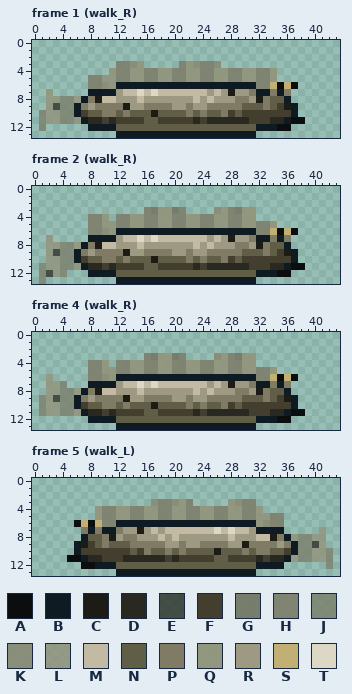
Two states of a pixel-art file, assets/creatures/freshwater/clear_spring/cs_southern_flounder.aseprite. The picture above was drawn from the file before the commit.
44x14 pixels, 16 frames. Colours within 5 levels of each other are drawn and written as one. Shown: frame 1 (walk_R), frame 2 (walk_R), frame 4 (walk_R), frame 5 (walk_L). The commit also changed other frames, which this record leaves out.
Palette (. is transparent): A #0b0d0e  B #0e1b22  C #1c1b16  D #2a2921  E #323730d3  F #433e2d  G #757967eb  H #7d806ceb  J #7d806dd3  K #888b75eb  L #92947dd3  M #c2baa3  N #615e48  P #7f7b64  Q #92947ceb  R #9d9982  S #c1af73  T #ddd8c5
Pixels before, frame 1 (walk_R), first column x 1:
 3 ...........HHKQ.....HQKHHK............
 4 ..........QHHQQHHQQHHQQHHQQHHQQHHQ....
 5 .......HHQQHHQQHHQQHHQQHHQQHHQQHHQ....
 6 .......HHKQBBBBBBBBBBBBBBBBBBBBHHSASA.
 7 .L.....BBBBRMMTMTMMMMMMMRMRCRRPBBPBP..
 8 .LLJJLBPCMMRRRMRRRRRRRMRMRRRPPRCPNNB..
 9 .LEJJBPRPPPPCRRPPPPRRPRRPPPPPNNNPNFCB.
10 JLLJJBFNNPPNPNNNCNNNNPNPNNPFNFFFFFFFB.
11 JLLJJLBDDFDFFFFNNFFFFFDFDDDDDDFFFDDBAA
12 J......BBBBNNNNNNNNNNNNNNNNNNNNBBBAA..
13 ...........BBBBBBBBBBBBBBBBBBBB.......
Pixels before, frame 2 (walk_R), first column x 1:
 3 ...............HGQQGH....KQHGQQ.......
 4 .......HHQ.HHQQHHQQHHQQHHQQHHQQ.......
 5 .......HHQQHHQQHHQQHHQQHHQQHHQQHHQ....
 6 .......HHKQBBBBBBBBBBBBBBBBBBBBHHSASA.
 7 .L.....BBBBRMMTMTMMMMMMMRMRCRRPBBPBP..
 8 .LLJJLBPCMMRRRMRRRRRRRMRMRRRPPRCPNNB..
 9 .LEJJBPRPPPPCRRPPPPRRPRRPPPPPNNNPNFCB.
10 .LLJJBFNNPPNPNNNCNNNNPNPNNPFNFFFFFFFB.
11 JLLJJLBDDFDFFFFNNFFFFFDFDDDDDDFFFDDBAA
12 JELJ...BBBBNNNNNNNNNNNNNNNNNNNNBBBAA..
13 J..........BBBBBBBBBBBBBBBBBBBB.......
Pixels before, frame 4 (walk_R), first column x 1:
 3 ...............HGQQGH....KQHGQQ.......
 4 .......HHQ.HHQQHHQQHHQQHHQQHHQQ.......
 5 .......HHQQHHQQHHQQHHQQHHQQHHQQHHQ....
 6 .L.....HHKQBBBBBBBBBBBBBBBBBBBBHHSASA.
 7 .LLJ...BBBBRMMTMTMMMMMMMRMRCRRPBBPBP..
 8 .LLJJLBPCMMRRRMRRRRRRRMRMRRRPPRCPNNB..
 9 JLEJJBPRPPPPCRRPPPPRRPRRPPPPPNNNPNFCB.
10 JLLJJBFNNPPNPNNNCNNNNPNPNNPFNFFFFFFFB.
11 JLLJJLBDDFDFFFFNNFFFFFDFDDDDDDFFFDDBAA
12 .......BBBBNNNNNNNNNNNNNNNNNNNNBBBAA..
13 ...........BBBBBBBBBBBBBBBBBBBB.......
Pixels before, frame 5 (walk_L), first column x 5:
 3 ............KHHKQH.....QKHH...........
 4 ....QHHQQHHQQHHQQHHQQHHQQHHQ..........
 5 ....QHHQQHHQQHHQQHHQQHHQQHHQQHH.......
 6 .ASASHHBBBBBBBBBBBBBBBBBBBBQKHH.......
 7 ..PBPBBPRRCRMRMMMMMMMTMTMMRBBBB.....L.
 8 ..BNNPCRPPRRRMRMRRRRRRRMRRRMMCPBLJJLL.
 9 .BCFNPNNNPPPPPRRPRRPPPPRRCPPPPRPBJJEL.
10 .BFFFFFFFNFPNNPNPNNNNCNNNPNPPNNFBJJLLJ
11 AABDDFFFDDDDDDFDFFFFFNNFFFFDFDDBLJJLLJ
12 ..AABBBNNNNNNNNNNNNNNNNNNNNBBBB......J
13 .......BBBBBBBBBBBBBBBBBBBB...........
The same view after the edit:
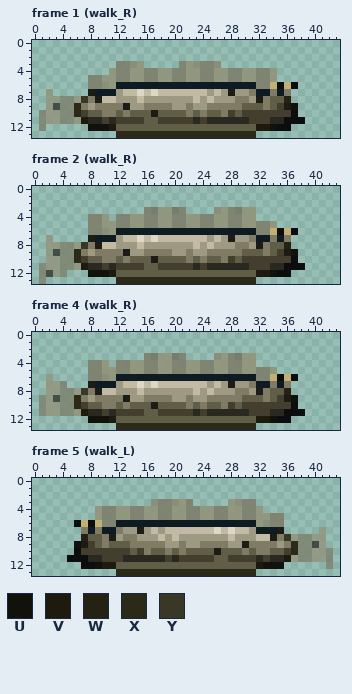
Colours new in this view: U #12120c  V #1e1b0e  W #252213  X #2b2a19  Y #393725
Edits made:
{"where": "frame 1 (walk_R)"}
{"frame":1,"y":7,"x":8,"old":"B","new":"C"}
{"frame":1,"y":8,"x":7,"old":"B","new":"Y"}
{"frame":1,"y":8,"x":36,"old":"B","new":"W"}
{"frame":1,"y":9,"x":6,"old":"B","new":"X"}
{"frame":1,"y":9,"x":37,"old":"B","new":"U"}
{"frame":1,"y":10,"x":6,"old":"B","new":"X"}
{"frame":1,"y":10,"x":37,"old":"B","new":"A"}
{"frame":1,"y":11,"x":7,"old":"B","new":"V"}
{"frame":1,"y":11,"x":36,"old":"B","new":"A"}
{"frame":1,"y":12,"x":8,"old":"BBBB","new":"UUUV"}
{"frame":1,"y":12,"x":32,"old":"BBB","new":"VVU"}
{"frame":1,"y":13,"x":12,"old":"BBBBBBBBBBBBBBBBBBBB","new":"XXXXXXXXXXXXXXXXXXXX"}
{"where": "frame 2 (walk_R)"}
{"frame":2,"y":7,"x":8,"old":"B","new":"C"}
{"frame":2,"y":8,"x":7,"old":"B","new":"Y"}
{"frame":2,"y":8,"x":36,"old":"B","new":"W"}
{"frame":2,"y":9,"x":6,"old":"B","new":"X"}
{"frame":2,"y":9,"x":37,"old":"B","new":"U"}
{"frame":2,"y":10,"x":6,"old":"B","new":"X"}
{"frame":2,"y":10,"x":37,"old":"B","new":"A"}
{"frame":2,"y":11,"x":7,"old":"B","new":"V"}
{"frame":2,"y":11,"x":36,"old":"B","new":"A"}
{"frame":2,"y":12,"x":8,"old":"BBBB","new":"UUUV"}
{"frame":2,"y":12,"x":32,"old":"BBB","new":"VVU"}
{"frame":2,"y":13,"x":12,"old":"BBBBBBBBBBBBBBBBBBBB","new":"XXXXXXXXXXXXXXXXXXXX"}
{"where": "frame 4 (walk_R)"}
{"frame":4,"y":7,"x":8,"old":"B","new":"C"}
{"frame":4,"y":8,"x":7,"old":"B","new":"Y"}
{"frame":4,"y":8,"x":36,"old":"B","new":"W"}
{"frame":4,"y":9,"x":6,"old":"B","new":"X"}
{"frame":4,"y":9,"x":37,"old":"B","new":"U"}
{"frame":4,"y":10,"x":6,"old":"B","new":"X"}
{"frame":4,"y":10,"x":37,"old":"B","new":"A"}
{"frame":4,"y":11,"x":7,"old":"B","new":"V"}
{"frame":4,"y":11,"x":36,"old":"B","new":"A"}
{"frame":4,"y":12,"x":8,"old":"BBBB","new":"UUUV"}
{"frame":4,"y":12,"x":32,"old":"BBB","new":"VVU"}
{"frame":4,"y":13,"x":12,"old":"BBBBBBBBBBBBBBBBBBBB","new":"XXXXXXXXXXXXXXXXXXXX"}
{"where": "frame 5 (walk_L)"}
{"frame":5,"y":7,"x":35,"old":"B","new":"C"}
{"frame":5,"y":8,"x":7,"old":"B","new":"W"}
{"frame":5,"y":8,"x":36,"old":"B","new":"Y"}
{"frame":5,"y":9,"x":6,"old":"B","new":"U"}
{"frame":5,"y":9,"x":37,"old":"B","new":"X"}
{"frame":5,"y":10,"x":6,"old":"B","new":"A"}
{"frame":5,"y":10,"x":37,"old":"B","new":"X"}
{"frame":5,"y":11,"x":7,"old":"B","new":"A"}
{"frame":5,"y":11,"x":36,"old":"B","new":"V"}
{"frame":5,"y":12,"x":9,"old":"BBB","new":"UVV"}
{"frame":5,"y":12,"x":32,"old":"BBBB","new":"VUUU"}
{"frame":5,"y":13,"x":12,"old":"BBBBBBBBBBBBBBBBBBBB","new":"XXXXXXXXXXXXXXXXXXXX"}
{"label":"changed","picture_box":[74,89,298,138]}
{"label":"changed","picture_box":[74,235,298,284]}
{"label":"changed","picture_box":[74,381,298,430]}
{"label":"changed","picture_box":[74,527,298,576]}
